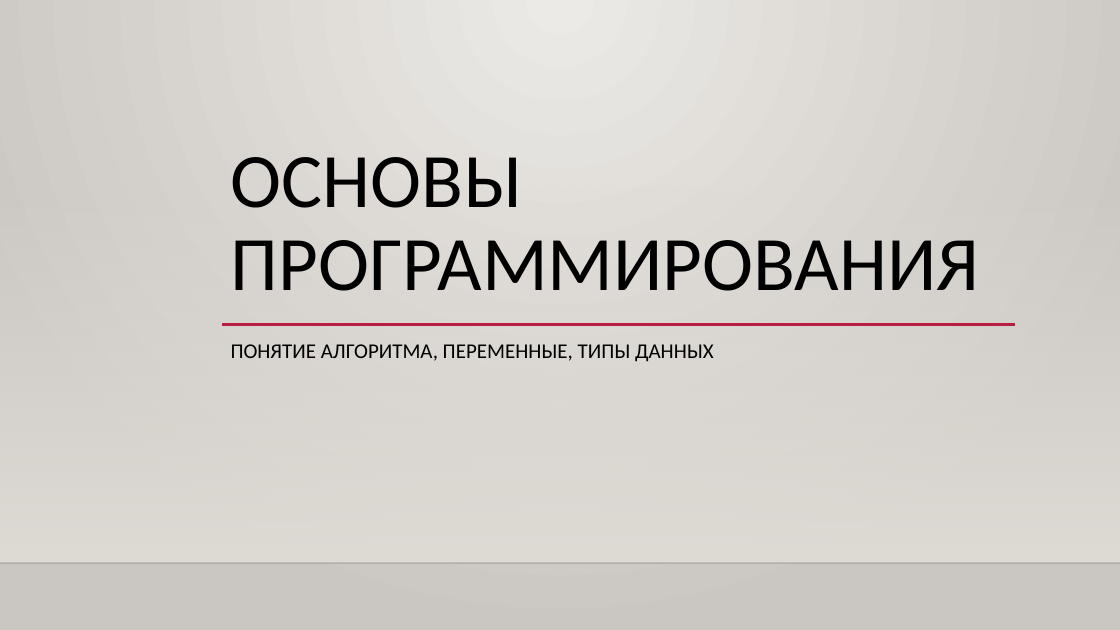
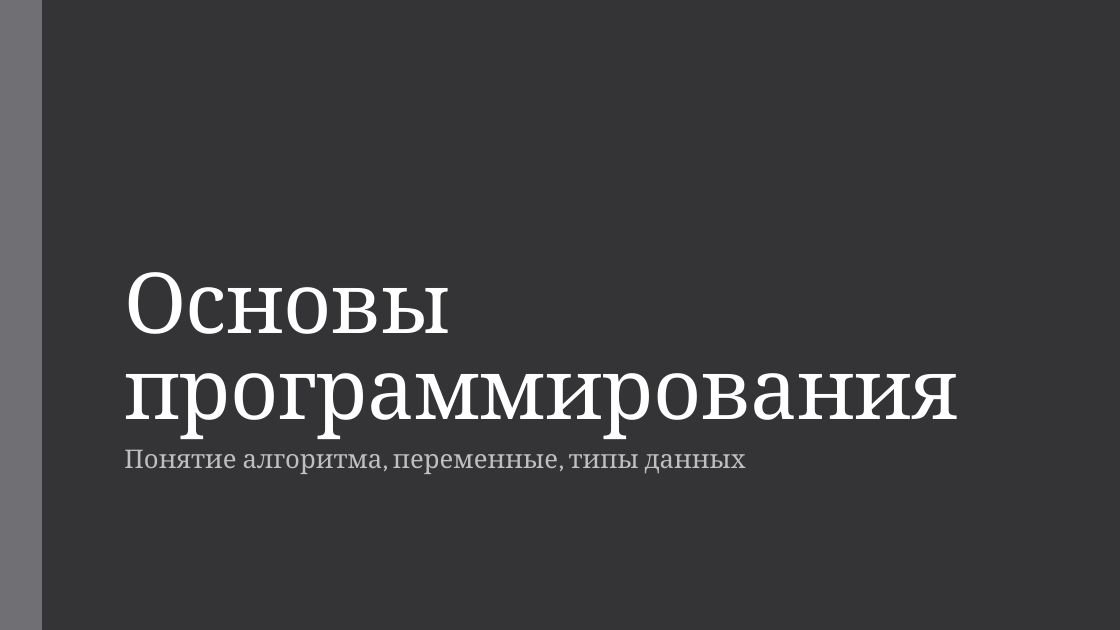
Before and after one commit to VadimDema/c-, a slide deck: slide 1 of Вадим презентация.pptx. Drawn at 1120x630 pixels with LibreOffice and Linux fonts; fonts in the diff are those of the drawing; background and template pictures are left out. Boxes give left, top, right and bottom in pixels: in the first picture for what was removed or moved away, otherwise in the second. Text is boxed around its words. In the diff, an @@ line names an element or a change of style, - is before the commit and + after.

```diff
--- a/Вадим презентация.pptx
+++ b/Вадим презентация.pptx
@@ background gradient #ECEAE7 to #CAC7C1 to #353537 @@
@@ rectangle added at [0, 0, 42, 630], fill #6F6F74 @@
@@ rectangle removed at [0, 186, 1120, 563] @@
@@ title at [124, 272, 958, 439]: text changed; size 66 to 72 pt; font Calibri to Cambria; text colour #000000 to #FFFFFF @@
-ОСНОВЫ ПРОГРАММИРОВАНИЯ
+Основы программирования
@@ line removed from (222, 324) to (1016, 324) @@
@@ subtitle at [124, 449, 746, 474]: text changed; size 18 to 22 pt; font Calibri to Cambria; text colour #000000 to #BFBFBF @@
-ПОНЯТИЕ АЛГОРИТМА, ПЕРЕМЕННЫЕ, ТИПЫ ДАННЫХ
+Понятие алгоритма, переменные, типы данных
@@ line removed from (0, 563) to (1120, 563) @@
```
Also in this commit, not shown: 8 other slides changed, 2 slides added.
